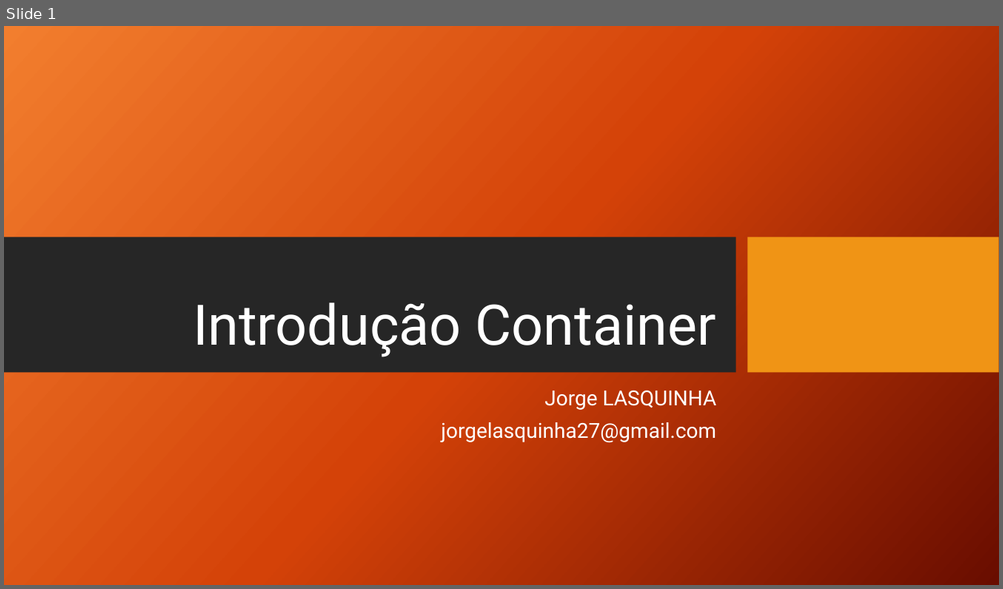
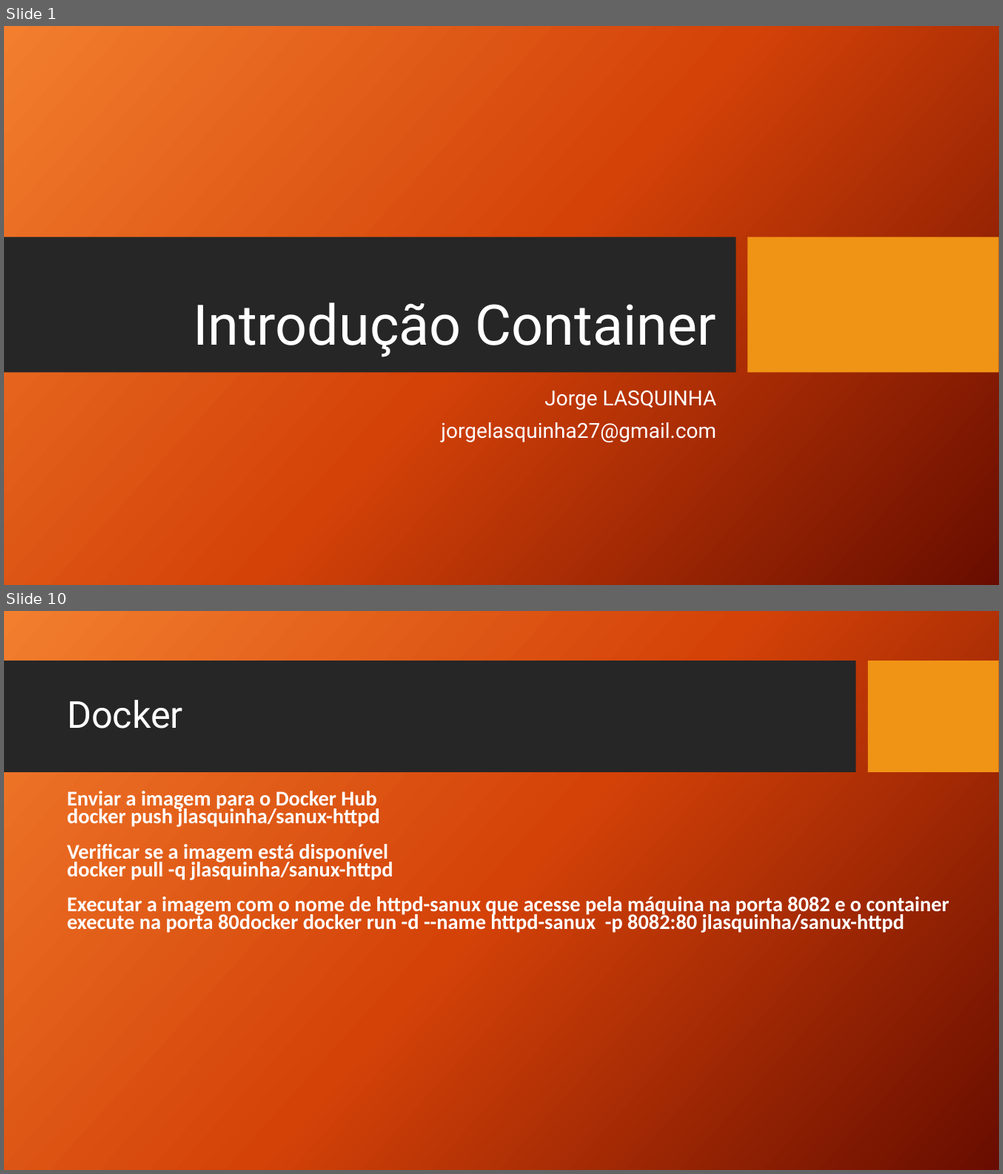
Before and after one commit to jlasquinha/sanux, a slide deck: Sanux.pptx. Shown one above the other, each under a label of ours: slide 1 before the commit, slides 1 and 10 after it; the slides between them are not shown. The pictures are 1003x589 and 1003x1174 pixels, drawn with LibreOffice and Linux fonts; fonts in the diff are those of the drawing; background and template pictures are left out. Boxes give left, top, right and bottom in pixels: in the first picture for what was removed or moved away, otherwise in the second. Text is boxed around its words. In the diff, an @@ line names an element or a change of style, - is before the commit and + after.

Commit message:
Update Sanux.pptx
Apresentação atualizada

```diff
--- a/Sanux.pptx
+++ b/Sanux.pptx
@@ slide 10 added at (4,611,999,1170), background picture (left out) @@
@@ rectangle added at (4,661,855,773), fill #262626 @@
@@ rectangle added at (868,661,999,773), fill #F09415 @@
@@ title added at (67,700,183,729), 36 pt, text #FFFFFF @@
+Docker
@@ text added at (67,791,949,933), 20.3 pt, text #FFFFFF, bold @@
+Enviar a imagem para o Docker Hub
+docker push jlasquinha/sanux-httpd
+Verificar se a imagem está disponível
+docker pull -q jlasquinha/sanux-httpd
+Executar a imagem com o nome de httpd-sanux que acesse pela máquina na porta 8082 e o container execute na porta 80docker docker run -d --name httpd-sanux -p 8082:80 jlasquinha/sanux-httpd
```
Also in this commit, not shown: 40 slides changed, 1 other slide added.
